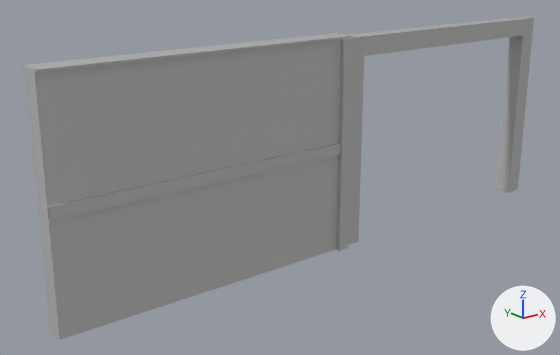
Two versions of the FBX model Assets/Models/Props/Architecture/SM_Wood_Wall_01_half.fbx, one commit apart.
Before and after are seen from a camera (50 mm lens) standing at (-10.95, -11.76, 6.58) and looking at (-1.07, 0.59, 1.64). Every picture has the same lights, and +X, +Y and +Z are marked at lower right. Where no turn or scale is listed for an object, it has been applied to the vertices.

The scene before the commit, as lines of its bpy script (objects in view):
```python
me_mesh = bpy.data.meshes.new('Mesh')
me_mesh.from_pydata(...)  # 76 vertices, 92 faces; spans x -6.5..6.5, y -0.31..0.31, z 0.0..4.62
# faces by material slot: [52, 36, 4]
me_mesh.materials.append(mat_01___default)  # its picture is missing
me_mesh.materials.append(mat_01___default_001)  # its picture is missing
me_mesh.materials.append(mat_02___default)  # grey #bcbcbc
ob_sm_wood_wall_01_half = bpy.data.objects.new('SM_Wood_Wall_01_half', me_mesh)
ob_sm_wood_wall_01_half.location = (0.0, 0.0, 0.0)
```
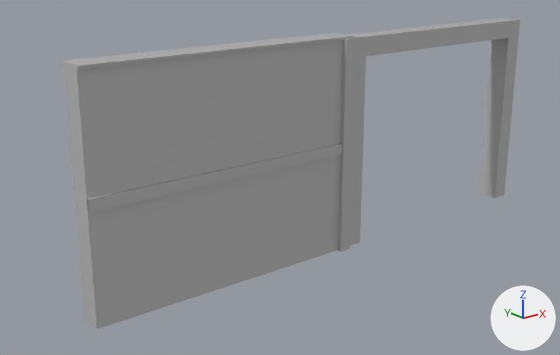
Pixel boxes (x1, y1, x2, y2) of what changed, in the pictures (560 x 355 px; the box of a moved part takes in the faces that stretch with it):
```json
{"object": "SM_Wood_Wall_01_half", "change": "reshaped", "before": [23, 17, 534, 340], "after": [61, 18, 520, 329], "on screen": "10% narrower"}
{"part": 1, "of": "me_mesh", "change": "moved or reshaped", "before": [23, 33, 353, 73], "after": [61, 33, 355, 69]}
{"part": 2, "of": "me_mesh", "change": "moved or reshaped", "before": [47, 143, 340, 221], "after": [88, 144, 342, 213]}
{"part": 3, "of": "me_mesh", "change": "moved or reshaped", "before": [351, 17, 534, 57], "after": [347, 18, 520, 58]}
{"part": 4, "of": "me_mesh", "change": "moved or reshaped", "before": [496, 34, 533, 193], "after": [479, 36, 519, 198]}
{"part": 5, "of": "me_mesh", "change": "moved or reshaped", "before": [31, 40, 341, 340], "after": [63, 40, 343, 329]}
```

The change, as JSON lines over the scene's bpy script:
```json
{"block": "me_mesh", "where": "me_mesh.from_pydata(...)  # 76 vertices, 92 faces; spans x -6.5..6.5, y -0.31..0.31, z 0.0..4.62"}
{"block": "me_mesh", "where": "# used by ob_sm_wood_wall_01_half; location = (0.0, 0.0, 0.0)"}
{"block": "me_mesh", "change": "me_mesh part 1: the loose piece of 8 vertices spanning x -6.5..0.14, y -0.27..0.27, z 4.57..4.62 is scaled about its middle by (0.901, 1.19, 1), then moved by (0.33, 0.0, 0.0)"}
{"block": "me_mesh", "change": "me_mesh part 2: the loose piece of 8 vertices spanning x -6.5..-0.14, y -0.26..-0.2, z 2.17..2.4 is scaled about its middle by (0.896, 1, 1), then moved by (0.33, -0.05, 0.0)"}
{"block": "me_mesh", "change": "me_mesh part 3: the loose piece of 8 vertices spanning x 0.14..6.5, y -0.2..0.2, z 4.17..4.57 is scaled about its middle by (0.896, 1.25, 1), then moved by (-0.33, 0.0, 0.0)"}
{"block": "me_mesh", "change": "me_mesh part 4: the loose piece of 8 vertices spanning x 6.1..6.5, y -0.2..0.2, z 0.01..4.17 is scaled about its middle by (1, 1.25, 1), then moved by (-0.66, 0.0, 0.0)"}
{"block": "me_mesh", "change": "me_mesh part 5: the loose piece of 12 vertices spanning x -6.5..0.0, y -0.2..0.2, z 0.0..4.57 is scaled about the mesh origin by (0.898, 1.25, 1)"}
```
